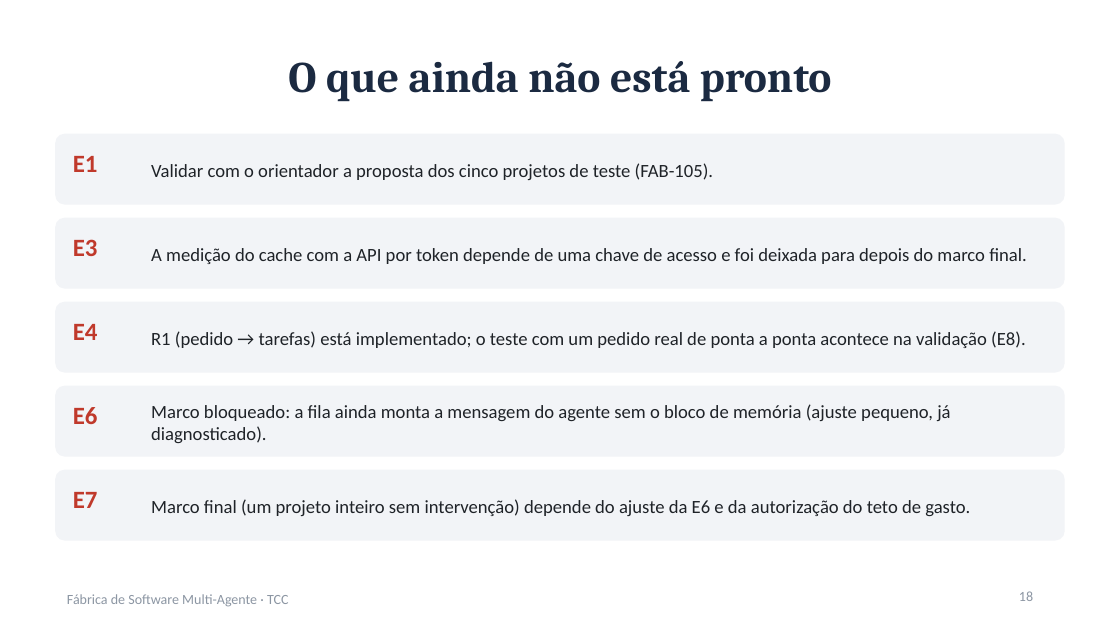
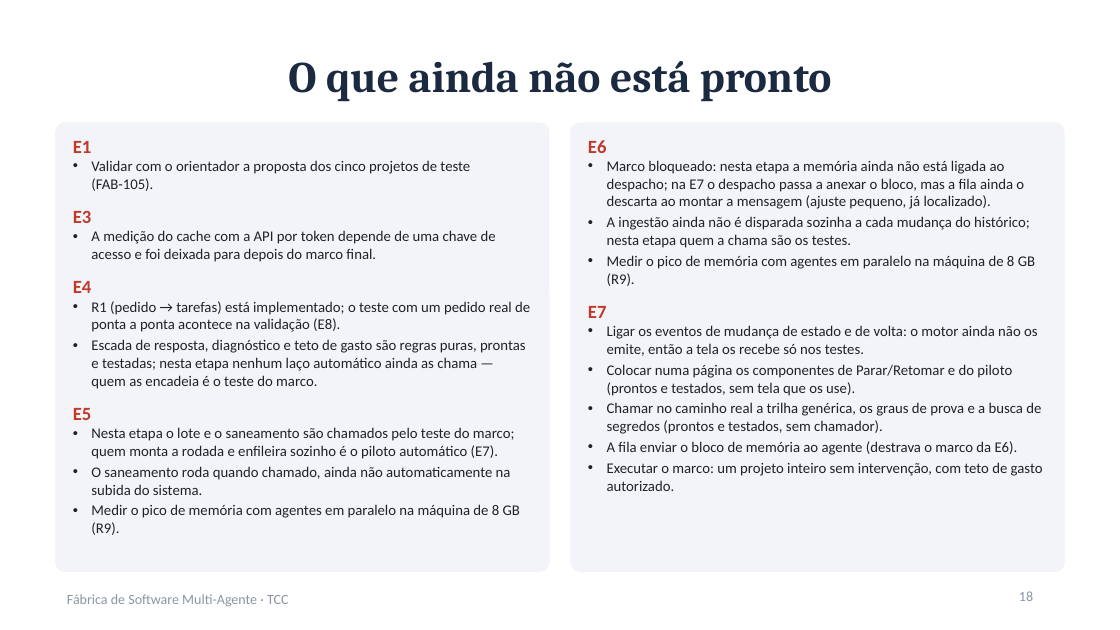
Before and after one commit to enzoconsulo/Generic-Multi-Agents, a slide deck: slide 18 of apresentacao-orientador/apresentacao-principal.pptx. Drawn at 1120x630 pixels with LibreOffice and Linux fonts; fonts in the diff are those of the drawing. Boxes give left, top, right and bottom in pixels: in the first picture for what was removed or moved away, otherwise in the second. Text is boxed around its words. In the diff, an @@ line names an element or a change of style, - is before the commit and + after.

Commit message:
tcc: relatorios Word E1-E7 e apresentacao principal regerados
Saida do gerador dos commits anteriores. Sai a copia 'E2-fundacao (NOVA - para aprovar).docx': a proposta foi aprovada e virou o E2-fundacao.docx. A apresentacao principal reflete a recontagem dos requisitos (8 atendidos, 6 parciais, 1 pendente).

```diff
--- a/apresentacao-orientador/apresentacao-principal.pptx
+++ b/apresentacao-orientador/apresentacao-principal.pptx
@@ rounded rectangle: place and size @@
-rounded rectangle at box(56, 134, 1064, 204)
+rounded rectangle at box(56, 123, 549, 571)
@@ rounded rectangle at box(56, 123, 549, 571): proportions changed @@
@@ text added at box(73, 141, 530, 535), 9.5 pt, text #1F2328 @@
+E1
+• Validar com o orientador a proposta dos cinco projetos de teste (FAB-105).
+E3
+• A medição do cache com a API por token depende de uma chave de acesso e foi deixada para depois do marco final.
+E4
+• R1 (pedido → tarefas) está implementado; o teste com um pedido real de ponta a ponta acontece na validação (E8).
+• Escada de resposta, diagnóstico e teto de gasto são regras puras, prontas e testadas; nesta etapa nenhum laço automático ainda as chama — quem as encadeia é o teste do marco.
+E5
+• Nesta etapa o lote e o saneamento são chamados pelo teste do marco; quem monta a rodada e enfileira sozinho é o piloto automático (E7).
+• O saneamento roda quando chamado, ainda não automaticamente na subida do sistema.
+• Medir o pico de memória com agentes em paralelo na máquina de 8 GB (R9).
@@ rounded rectangle added at box(571, 123, 1064, 571), fill #F2F4F7, outline #F2F4F7 1 pt @@
@@ text added at box(588, 140, 1043, 491), 9.5 pt, text #1F2328 @@
+E6
+• Marco bloqueado: nesta etapa a memória ainda não está ligada ao despacho; na E7 o despacho passa a anexar o bloco, mas a fila ainda o descarta ao montar a mensagem (ajuste pequeno, já localizado).
+• A ingestão ainda não é disparada sozinha a cada mudança do histórico; nesta etapa quem a chama são os testes.
+• Medir o pico de memória com agentes em paralelo na máquina de 8 GB (R9).
+E7
+• Ligar os eventos de mudança de estado e de volta: o motor ainda não os emite, então a tela os recebe só nos testes.
+• Colocar numa página os componentes de Parar/Retomar e do piloto (prontos e testados, sem tela que os use).
+• Chamar no caminho real a trilha genérica, os graus de prova e a busca de segredos (prontos e testados, sem chamador).
+• A fila enviar o bloco de memória ao agente (destrava o marco da E6).
+• Executar o marco: um projeto inteiro sem intervenção, com teto de gasto autorizado.
@@ text removed at box(73, 156, 98, 172) @@
-E1
@@ text removed at box(151, 163, 713, 180) @@
-Validar com o orientador a proposta dos cinco projetos de teste (FAB-105).
@@ rounded rectangle removed at box(56, 218, 1064, 288) @@
@@ text removed at box(73, 239, 98, 256) @@
-E3
@@ text removed at box(151, 248, 1027, 264) @@
-A medição do cache com a API por token depende de uma chave de acesso e foi deixada para depois do marco final.
@@ rounded rectangle removed at box(56, 302, 1064, 372) @@
@@ text removed at box(73, 324, 98, 340) @@
-E4
@@ text removed at box(151, 331, 1026, 348) @@
-R1 (pedido → tarefas) está implementado; o teste com um pedido real de ponta a ponta acontece na validação (E8).
@@ rounded rectangle removed at box(56, 386, 1064, 456) @@
@@ text removed at box(73, 407, 98, 424) @@
-E6
@@ text removed at box(151, 404, 950, 443) @@
-Marco bloqueado: a fila ainda monta a mensagem do agente sem o bloco de memória (ajuste pequeno, já diagnosticado).
@@ rounded rectangle removed at box(56, 470, 1064, 540) @@
@@ text removed at box(73, 492, 98, 508) @@
-E7
@@ text removed at box(151, 499, 970, 516) @@
-Marco final (um projeto inteiro sem intervenção) depende do ajuste da E6 e da autorização do teto de gasto.
```
Also in this commit, not shown: 4 other slides changed, 8 other files.
